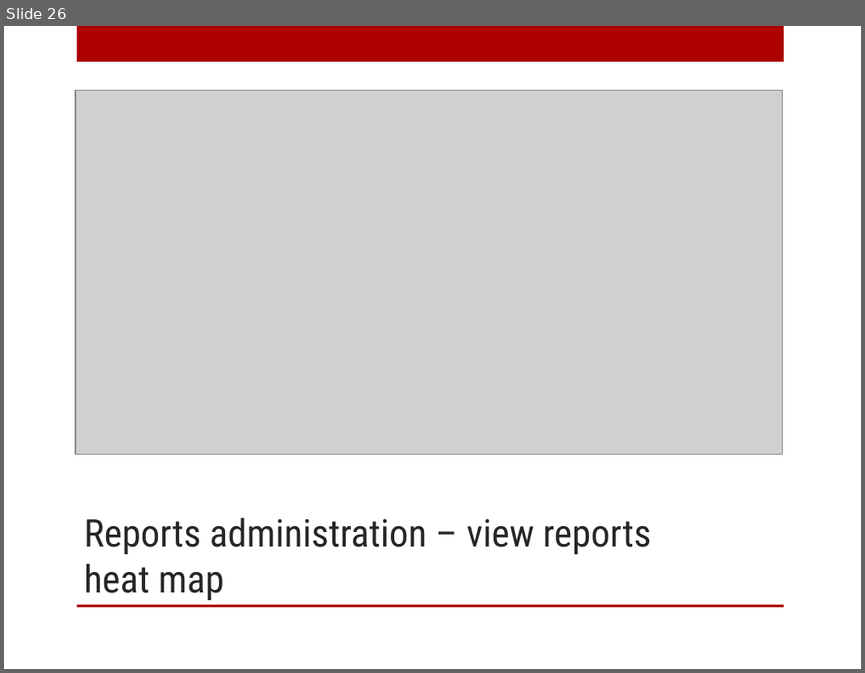
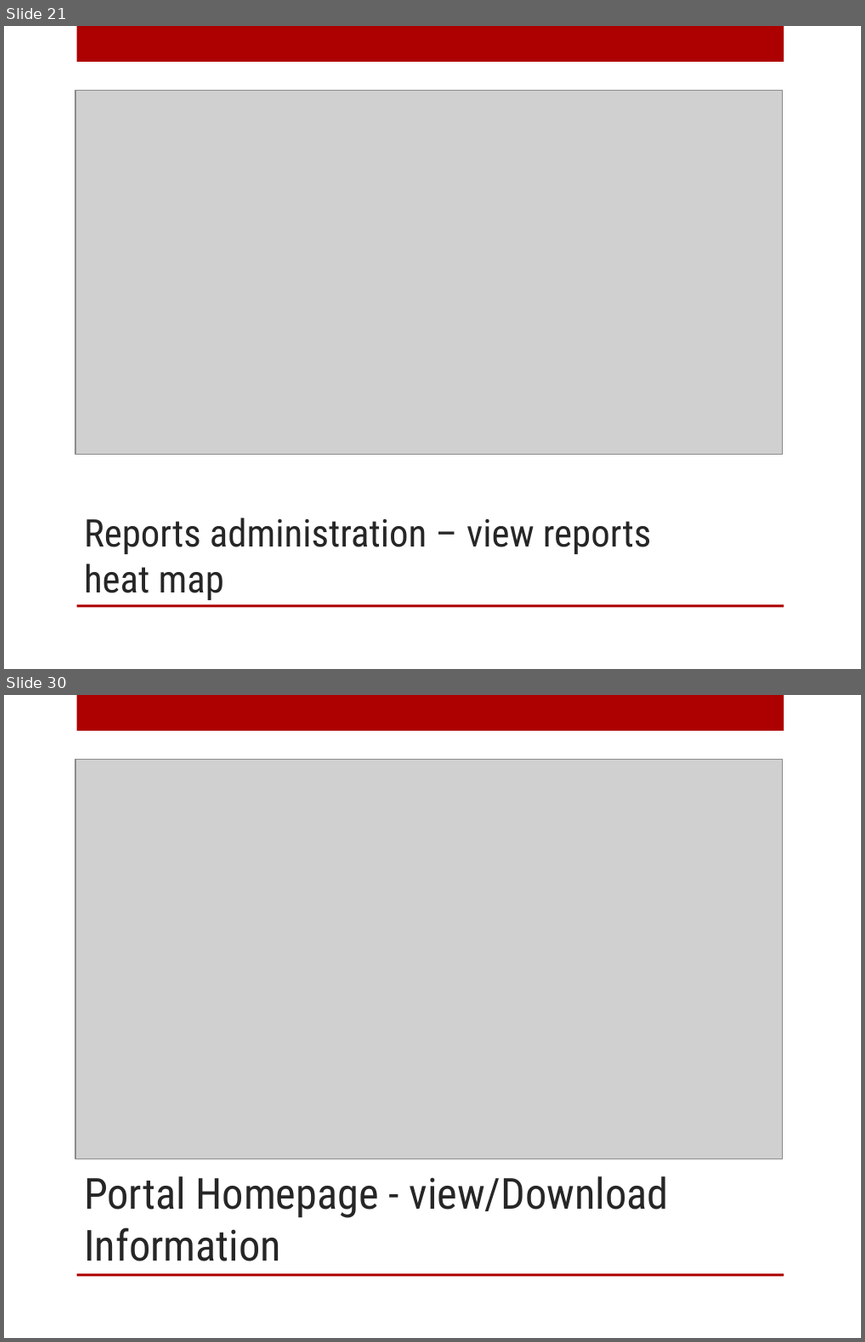
Before and after one commit to dumitruc/ve-hack-day, a slide deck: PPT/SaveTheChildren.pptx. Shown one above the other, each under a label of ours: slide 26 before the commit, slides 21 and 30 after it; the slides between them are not shown. The pictures are 865x673 and 865x1342 pixels, drawn with LibreOffice and Linux fonts; fonts in the diff are those of the drawing; grey boxes stand for pictures; background and template pictures are left out. Boxes give left, top, right and bottom in pixels: in the first picture for what was removed or moved away, otherwise in the second. Text is boxed around its words. In the diff, an @@ line names an element or a change of style, - is before the commit and + after.

```diff
--- a/PPT/SaveTheChildren.pptx
+++ b/PPT/SaveTheChildren.pptx
@@ slide 30 added at [4,695,861,1338], background picture (left out); not listed: 2 template elements that a slide beside it also shows @@
@@ picture added at [75,760,782,1158] @@
@@ title added at [84,1176,669,1261], 36 pt, text #262626 @@
+Portal Homepage - view/Download Information
@@ what was slide 26 is now slide 21 @@
```
Also in this commit, not shown: 6 slides changed, 3 other slides added, 8 slides removed, 1 other file.
